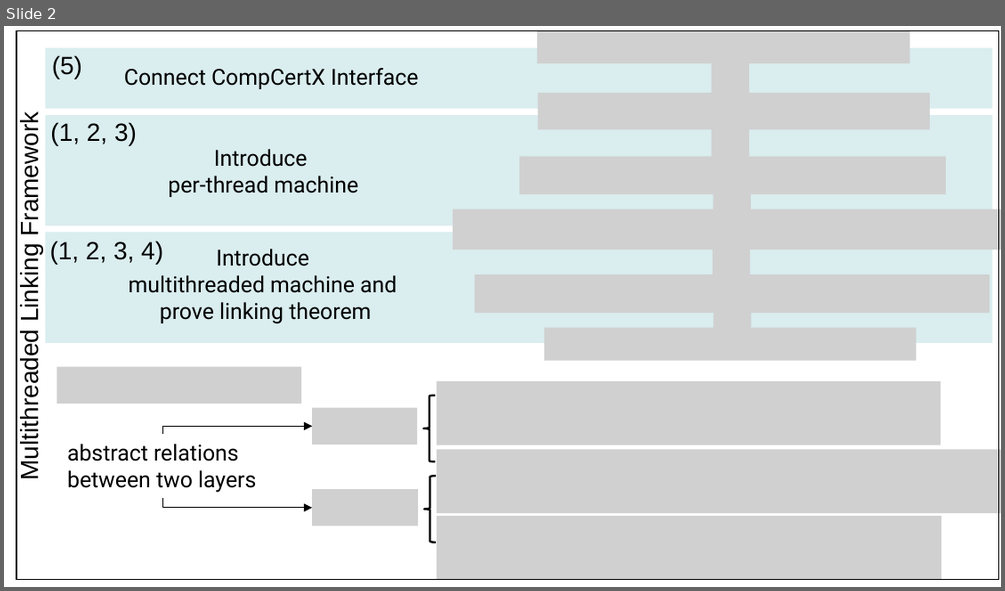
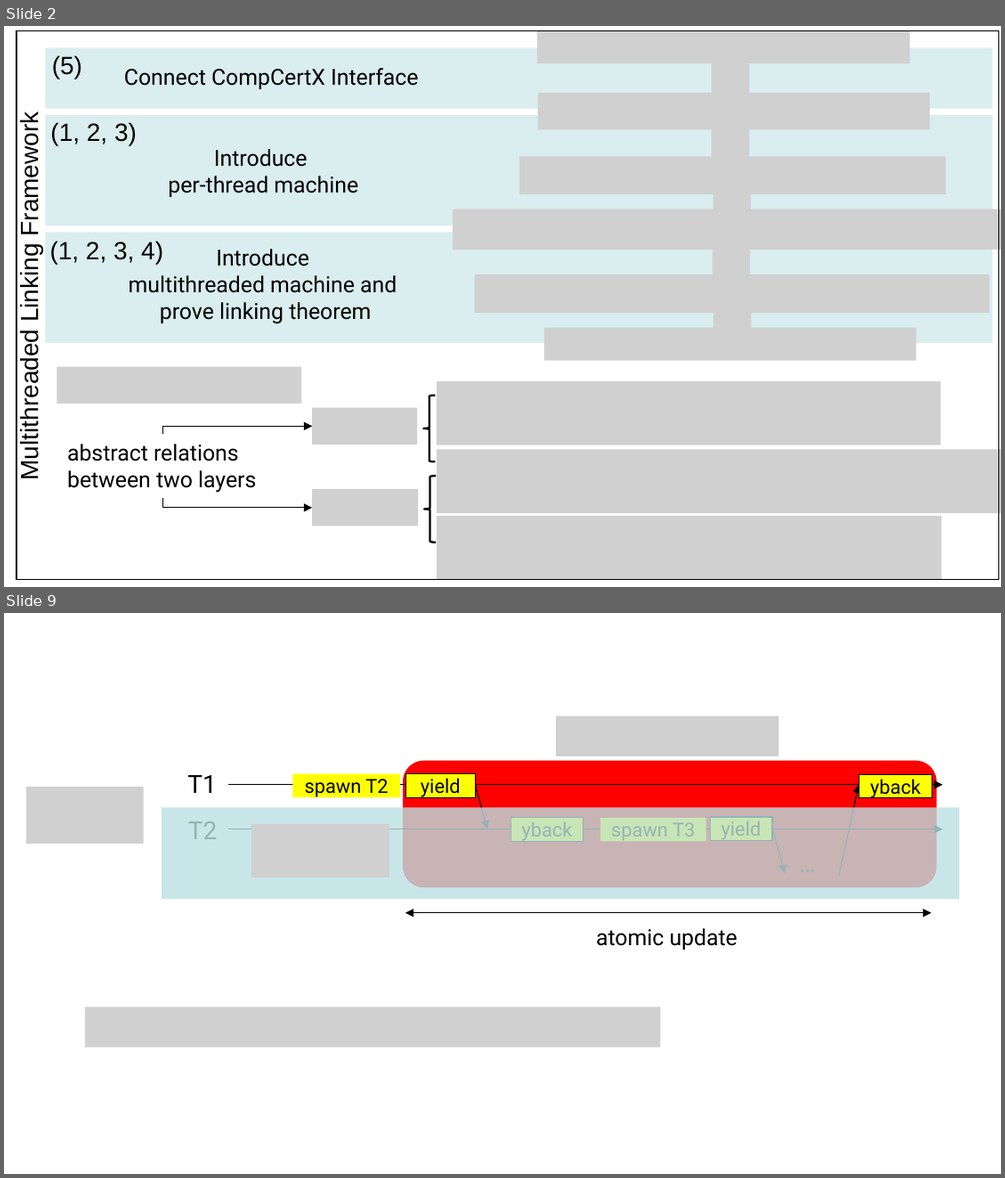
Before and after one commit to jieungkim/phd_thesis, a slide deck: figs/conlink/concurrent_linking.pptx. Shown one above the other, each under a label of ours: slide 2 before the commit, slides 2 and 9 after it; the slides between them are not shown. The pictures are 1005x591 and 1005x1178 pixels, drawn with LibreOffice and Linux fonts; fonts in the diff are those of the drawing; grey boxes stand for pictures. Boxes give left, top, right and bottom in pixels: in the first picture for what was removed or moved away, otherwise in the second. Text is boxed around its words. In the diff, an @@ line names an element or a change of style, - is before the commit and + after.

```diff
--- a/figs/conlink/concurrent_linking.pptx
+++ b/figs/conlink/concurrent_linking.pptx
@@ slide 9 added at [4, 613, 1001, 1174], background #FFFFFF @@
@@ picture added at [556, 715, 779, 755] @@
@@ rounded rectangle added at [403, 761, 936, 887], fill #FF0000 @@
@@ picture added at [26, 787, 143, 844] @@
@@ text added at [187, 775, 216, 793], 18 pt, text #000000 @@
+T1
@@ arrow added from (228, 785) to (943, 785), #000000 0.75 pt @@
@@ rectangle added at [293, 773, 401, 797], fill #FFFF00, 14 pt, text #000000 @@
+spawn T2
@@ rectangle added at [405, 773, 475, 797], fill #FFFF00, outline #000000 0.75 pt, 14 pt, text #000000 @@
+yield
@@ arrow added from (476, 786) to (487, 829), #000000 0.75 pt @@
@@ arrow added from (840, 876) to (858, 785), #000000 0.75 pt @@
@@ rectangle added at [859, 774, 932, 798], fill #FFFF00, outline #000000 0.75 pt, 14 pt, text #000000 @@
+yback
@@ rectangle added at [162, 807, 959, 899], fill #BBE0E3 at 80% opacity @@
@@ text added at [188, 821, 217, 839], 18 pt, text #000000 @@
+T2
@@ picture added at [251, 824, 388, 878] @@
@@ rectangle added at [510, 818, 583, 841], fill #FFFF00, outline #000000 0.75 pt, 14 pt, text #000000 @@
+yback
@@ rectangle added at [600, 818, 705, 841], fill #FFFF00, 14 pt, text #000000 @@
+spawn T3
@@ rectangle added at [710, 816, 771, 840], fill #FFFF00, outline #000000 0.75 pt, 14 pt, text #000000 @@
+yield
@@ arrow added from (228, 829) to (943, 829), #000000 0.75 pt @@
@@ arrow added from (773, 830) to (785, 873), #000000 0.75 pt @@
@@ text added at [790, 844, 834, 884], 18 pt, text #000000 @@
+…
@@ double arrow added from (405, 913) to (931, 913), #000000 0.75 pt @@
@@ text added at [596, 928, 737, 949], 16 pt, text #000000 @@
+atomic update
@@ picture added at [85, 1006, 660, 1046] @@
```
Also in this commit, not shown: 6 slides changed, 18 other files.
